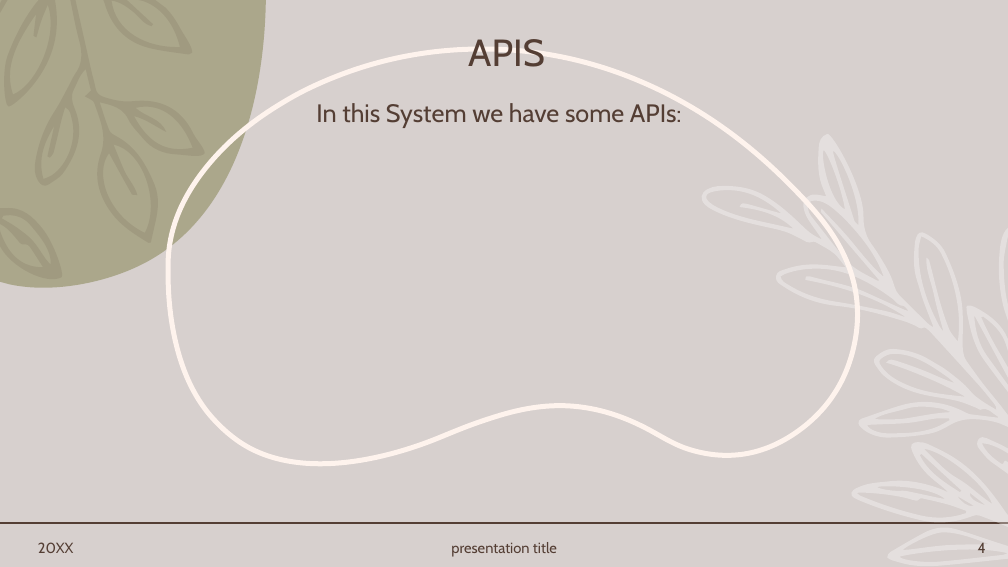
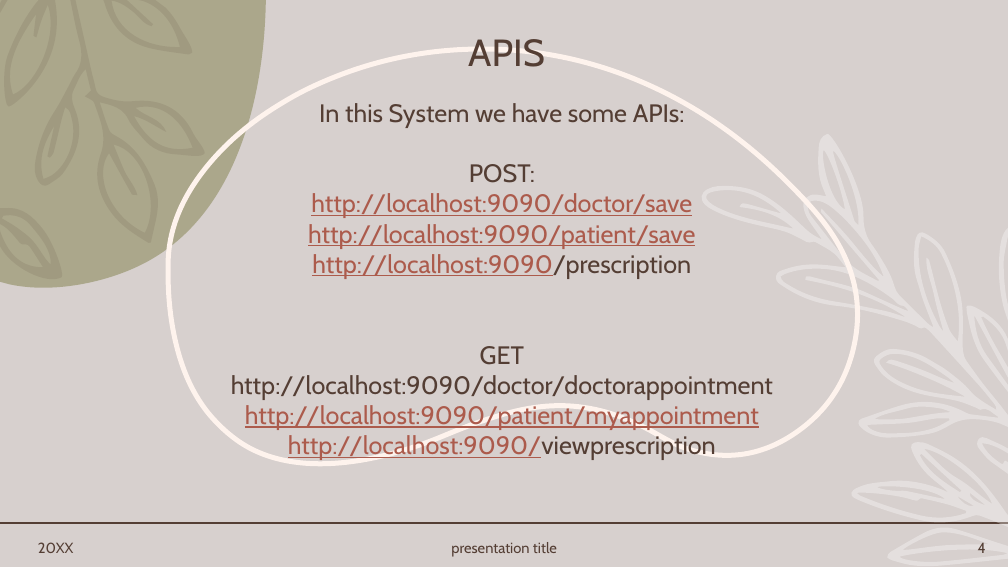
Before and after one commit to sfjbs13june/rasmi, a slide deck: slide 4 of day16/Hospital Management System.pptx. Drawn at 1008x567 pixels with LibreOffice and Linux fonts; fonts in the diff are those of the drawing; background and template pictures are left out. Boxes give left, top, right and bottom in pixels: in the first picture for what was removed or moved away, otherwise in the second. Text is boxed around its words. In the diff, an @@ line names an element or a change of style, - is before the commit and + after.

Commit message:
Adding PPt

```diff
--- a/day16/Hospital Management System.pptx
+++ b/day16/Hospital Management System.pptx
@@ text at (231,164,773,460): paragraphs added @@
+POST:
+http://localhost:9090/doctor/save
+http://localhost:9090/patient/save
+http://localhost:9090/prescription
+GET
+http://localhost:9090/doctor/doctorappointment
+http://localhost:9090/patient/myappointment
+http://localhost:9090/viewprescription
```
